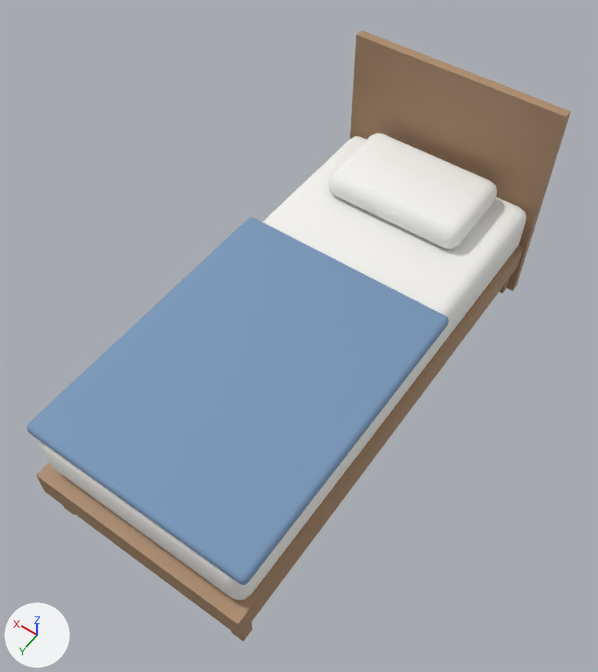
What one commit did to the glTF model modules/assets/internal/models/fixture/fixture.bed_single.glb.
One viewpoint serves both versions: a 50 mm camera at (-1.1, 1.6, 2.82) aimed at (-0.01, 0.08, 0.42). The lights are fixed; the arrows at lower left show +X, +Y and +Z. The picture after the commit comes second.

The scene before the commit, as lines of its bpy script (objects in view):
```python
mat_fabric_blue = principled_material('fabric_blue')
mat_fabric_blue.base_color = (0.2, 0.32, 0.5)  # blue #7c99bc
mat_fabric_blue.roughness = 0.95
mat_hardwood = principled_material('hardwood')
mat_hardwood.base_color = (0.42, 0.26, 0.15)  # brown #ad8b6c
mat_hardwood.roughness = 0.55
me_frame__hardwood = bpy.data.meshes.new('frame__hardwood')
me_frame__hardwood.from_pydata(...)  # a box spanning x -0.44..0.44, y -0.96..1.0, z 0.16..0.28; a box spanning x -0.42..-0.37, y -0.97..-0.92, z 0.0..0.16; a box spanning x -0.42..-0.37, y 0.92..0.97, z 0.0..0.16; a box spanning x 0.37..0.42, y -0.97..-0.92, z 0.0..0.16; a box spanning x 0.37..0.42, y 0.92..0.97, z 0.0..0.16; a box spanning x -0.45..0.45, y -1.0..-0.96, z 0.0..0.95
me_frame__hardwood.materials.append(mat_hardwood)  # brown #ad8b6c
me_soft__fabric_blue = bpy.data.meshes.new('soft__fabric_blue')
me_soft__fabric_blue.from_pydata(...)  # 96 vertices, 188 faces; spans x -0.45..0.45, y -0.24..0.96, z 0.485..0.535
me_soft__fabric_blue.materials.append(mat_fabric_blue)  # blue #7c99bc
me_soft__fabric_white = bpy.data.meshes.new('soft__fabric_white')
me_soft__fabric_white.from_pydata(...)  # 192 vertices, 376 faces; spans x -0.43..0.43, y -0.96..0.96, z 0.27..0.61
me_soft__fabric_white.materials.append(mat_fabric_white)  # white #f7f6f2
ob_frame__hardwood = bpy.data.objects.new('frame__hardwood', me_frame__hardwood)
ob_frame__hardwood.location = (0.0, 0.0, 0.0)
ob_soft__fabric_blue = bpy.data.objects.new('soft__fabric_blue', me_soft__fabric_blue)
ob_soft__fabric_blue.location = (0.0, 0.0, 0.0)
ob_soft__fabric_white = bpy.data.objects.new('soft__fabric_white', me_soft__fabric_white)
ob_soft__fabric_white.location = (0.0, 0.0, 0.0)
```
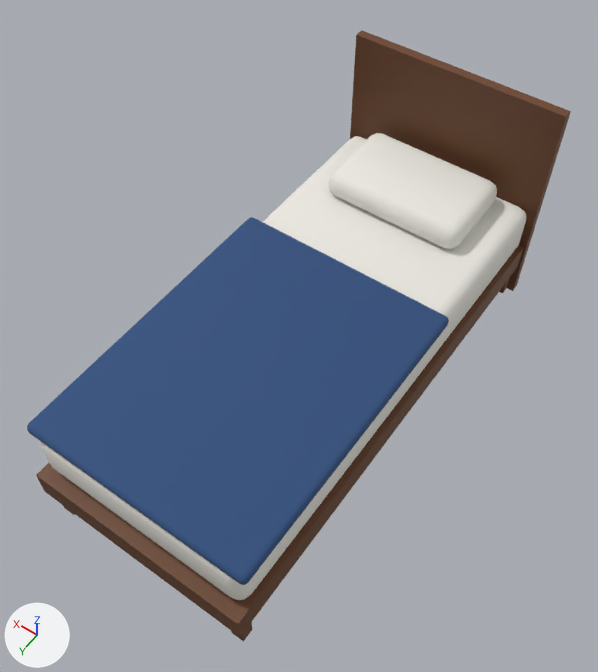
Pixel boxes [x1, y1, x2, y2] of what changed, in the pictures (598 x 672 px):
'soft__fabric_blue', recoloured (darker): [27, 217, 449, 585] in both
'frame__hardwood', recoloured: [36, 30, 571, 641] in both

What the commit changed:
Material 'hardwood' (mat_hardwood) changes colour from brown #ad8b6c to brown #6b4226; in linear values from (0.42, 0.26, 0.15) to (0.147, 0.055, 0.0196).
Material 'fabric_blue' (mat_fabric_blue) changes colour from blue #7c99bc to blue #33527f; in linear values from (0.2, 0.32, 0.5) to (0.0331, 0.0835, 0.214).
